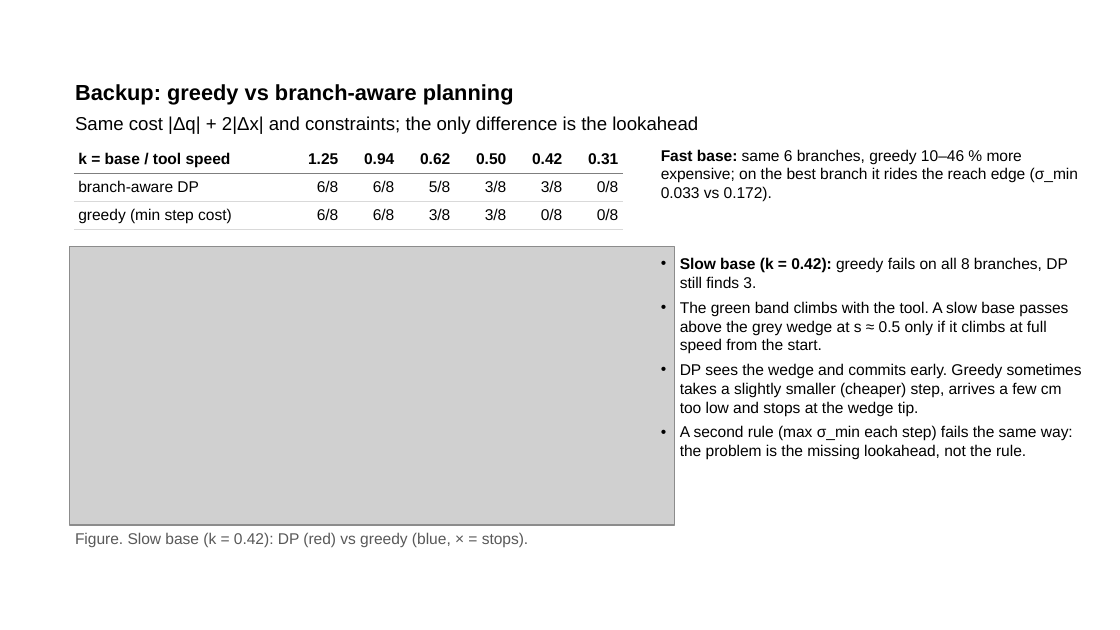
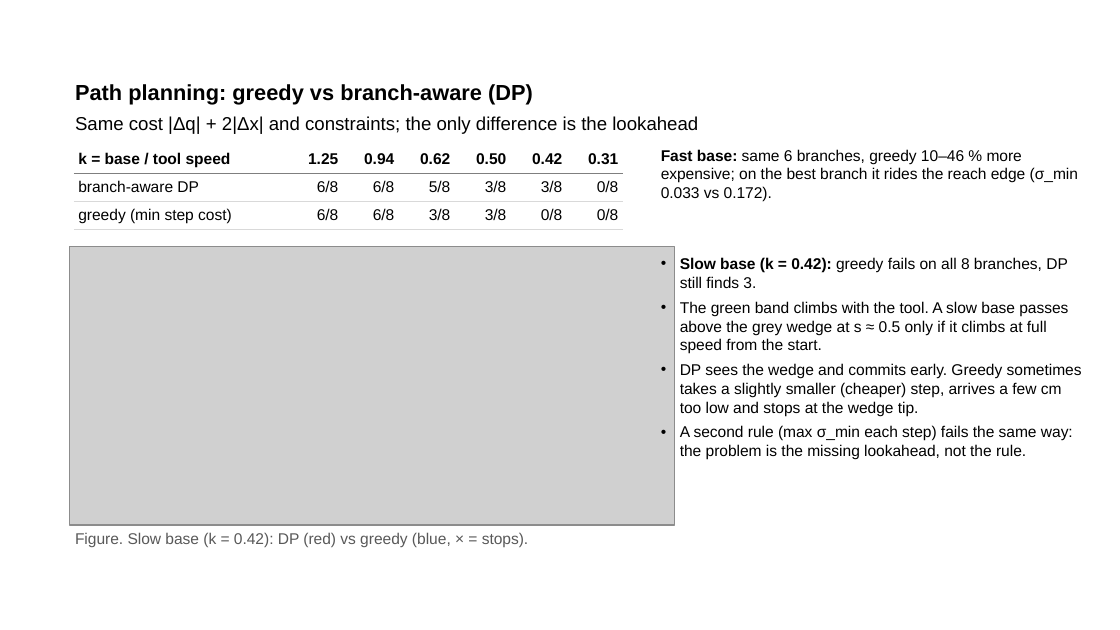
Before and after one commit to wenqian157/p6r_planner, a slide deck: slide 13 of results/presentation/P6R_presentation_complete.pptx (slide 23 before the commit). Drawn at 1120x630 pixels with LibreOffice and Linux fonts; fonts in the diff are those of the drawing; grey boxes stand for pictures. Boxes give left, top, right and bottom in pixels: in the first picture for what was removed or moved away, otherwise in the second. Text is boxed around its words. In the diff, an @@ line names an element or a change of style, - is before the commit and + after.

Commit message:
added greedy slide in the pres

```diff
--- a/results/presentation/P6R_presentation_complete.pptx
+++ b/results/presentation/P6R_presentation_complete.pptx
@@ text at <box>75,84,533,105</box>: text changed @@
-Backup: greedy vs branch-aware planning
+Path planning: greedy vs branch-aware (DP)
```
Also in this commit, not shown: 1 other slide changed, 1 slide removed.
